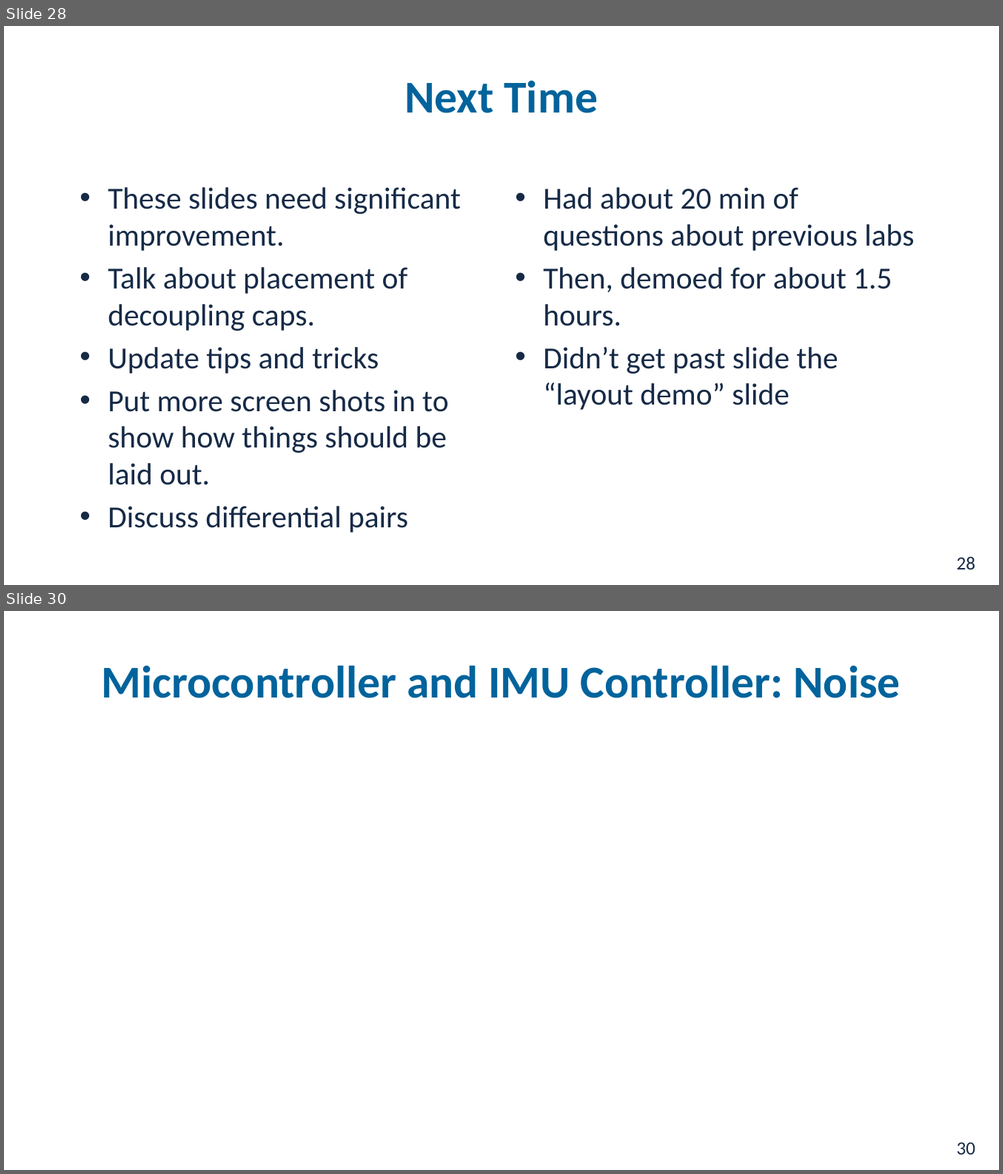
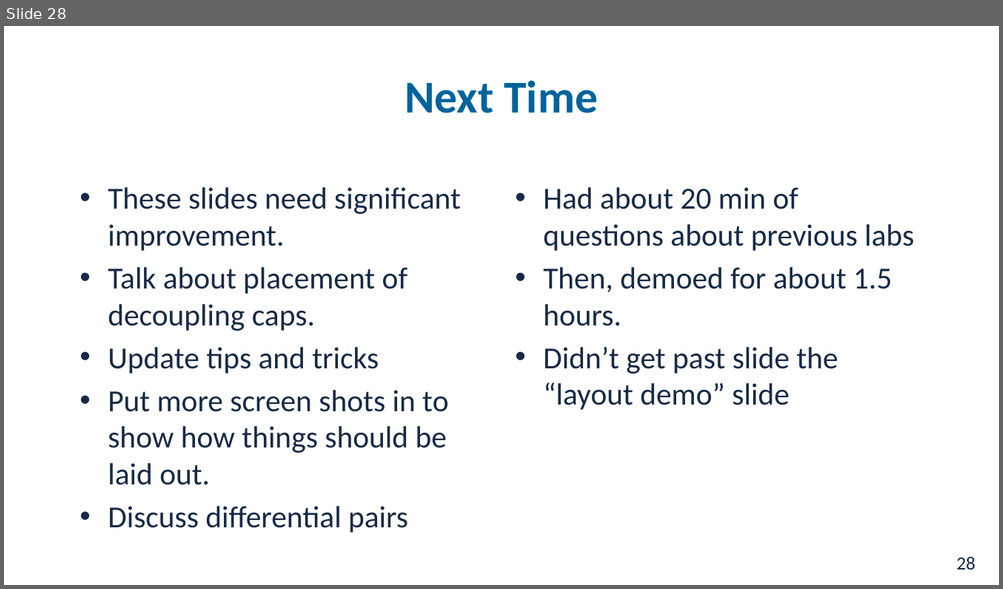
Before and after one commit to NVSL/QuadClass-Resources, a slide deck: labs/Laying-Out-The-Board/Laying-Out-The-Board.pptx. Shown one above the other, each under a label of ours: slides 28 and 30 before the commit, slide 28 after it; the slides between them are not shown. The pictures are 1003x1174 and 1003x589 pixels, drawn with LibreOffice and Linux fonts; fonts in the diff are those of the drawing; background and template pictures are left out. Boxes give left, top, right and bottom in pixels: in the first picture for what was removed or moved away, otherwise in the second. Text is boxed around its words. In the diff, an @@ line names an element or a change of style, - is before the commit and + after.

```diff
--- a/labs/Laying-Out-The-Board/Laying-Out-The-Board.pptx
+++ b/labs/Laying-Out-The-Board/Laying-Out-The-Board.pptx
@@ slide 30 removed at [4, 611, 999, 1170], background #FFFFFF; not listed: 1 template element that a slide beside it also shows @@
@@ title removed at [102, 665, 899, 698] @@
-Microcontroller and IMU Controller: Noise
```
Also in this commit, not shown: 5 slides added, 1 other slide removed, 1 other file.
